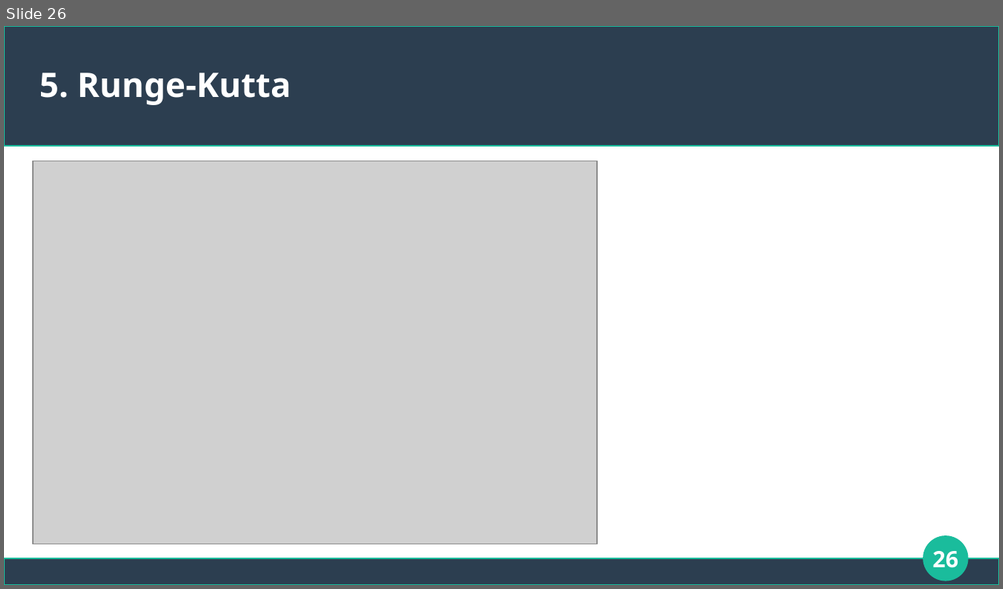
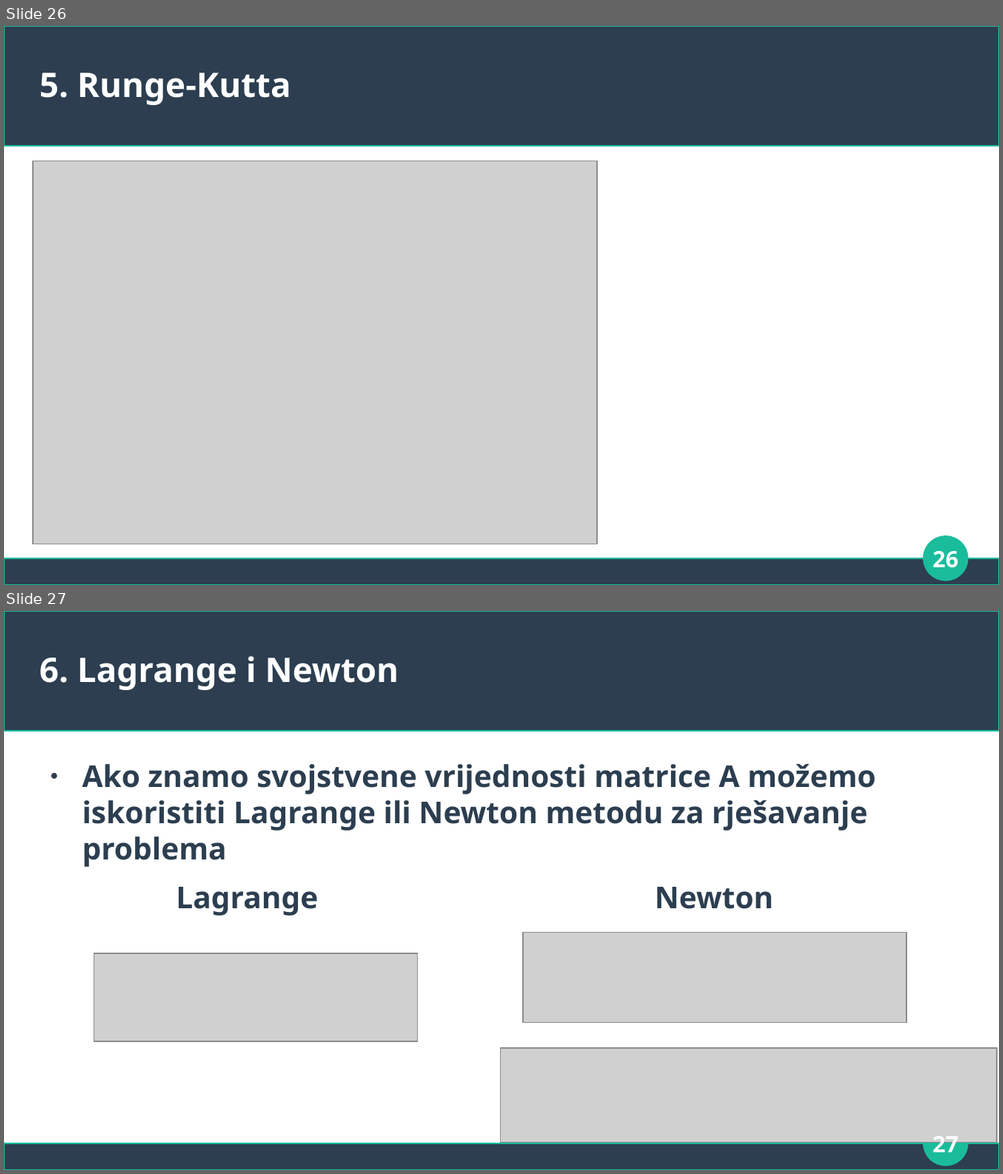
Before and after one commit to gbartol/matrix-exponential-function, a slide deck: Prezentacija_exp.odp. Shown one above the other, each under a label of ours: slide 26 before the commit, slides 26 and 27 after it. The pictures are 1003x589 and 1003x1174 pixels, drawn with LibreOffice and Linux fonts; fonts in the diff are those of the drawing; grey boxes stand for pictures. Boxes give left, top, right and bottom in pixels: in the first picture for what was removed or moved away, otherwise in the second. Text is boxed around its words. In the diff, an @@ line names an element or a change of style, - is before the commit and + after.

```diff
--- a/Prezentacija_exp.odp
+++ b/Prezentacija_exp.odp
@@ slide 27 added at [4,611,999,1170], background #FFFFFF; not listed: 3 template elements that a slide beside it also shows @@
@@ title added at [40,656,399,690], 27 pt, text #FFFFFF, bold @@
+6. Lagrange i Newton
@@ text added at [82,764,876,916], 24 pt, text #2C3E50, bold @@
+● Ako znamo svojstvene vrijednosti matrice A možemo iskoristiti Lagrange ili Newton metodu za rješavanje problema
+Lagrange Newton
@@ picture added at [523,932,907,1022] @@
@@ picture added at [94,954,418,1042] @@
@@ picture added at [501,1049,997,1144] @@
@@ page number added at [932,1136,958,1159], 18 pt, text #FFFFFF, bold @@
+27
```
Also in this commit, not shown: 2 slides changed, 10 other slides added, 2 other files.
